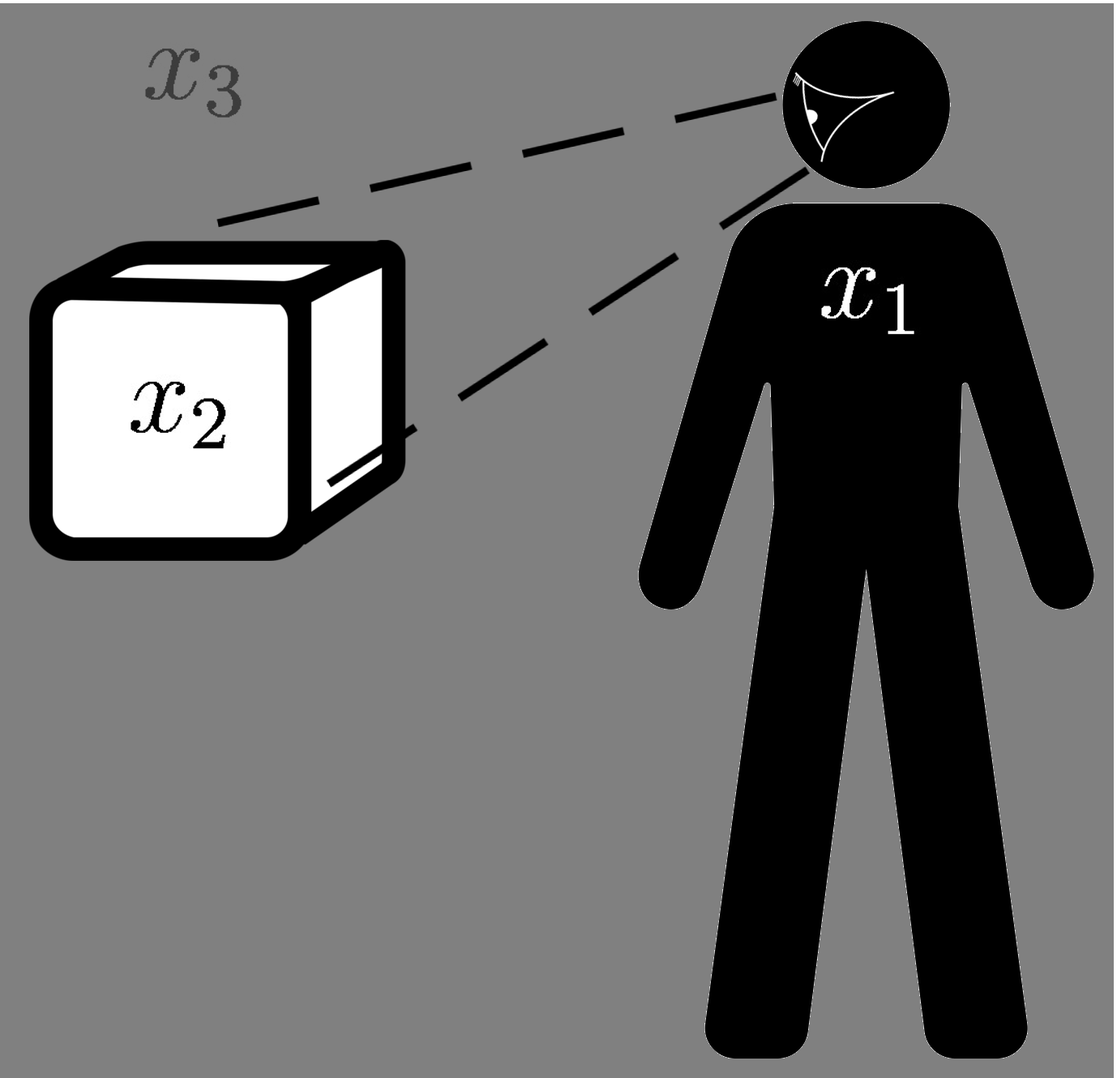
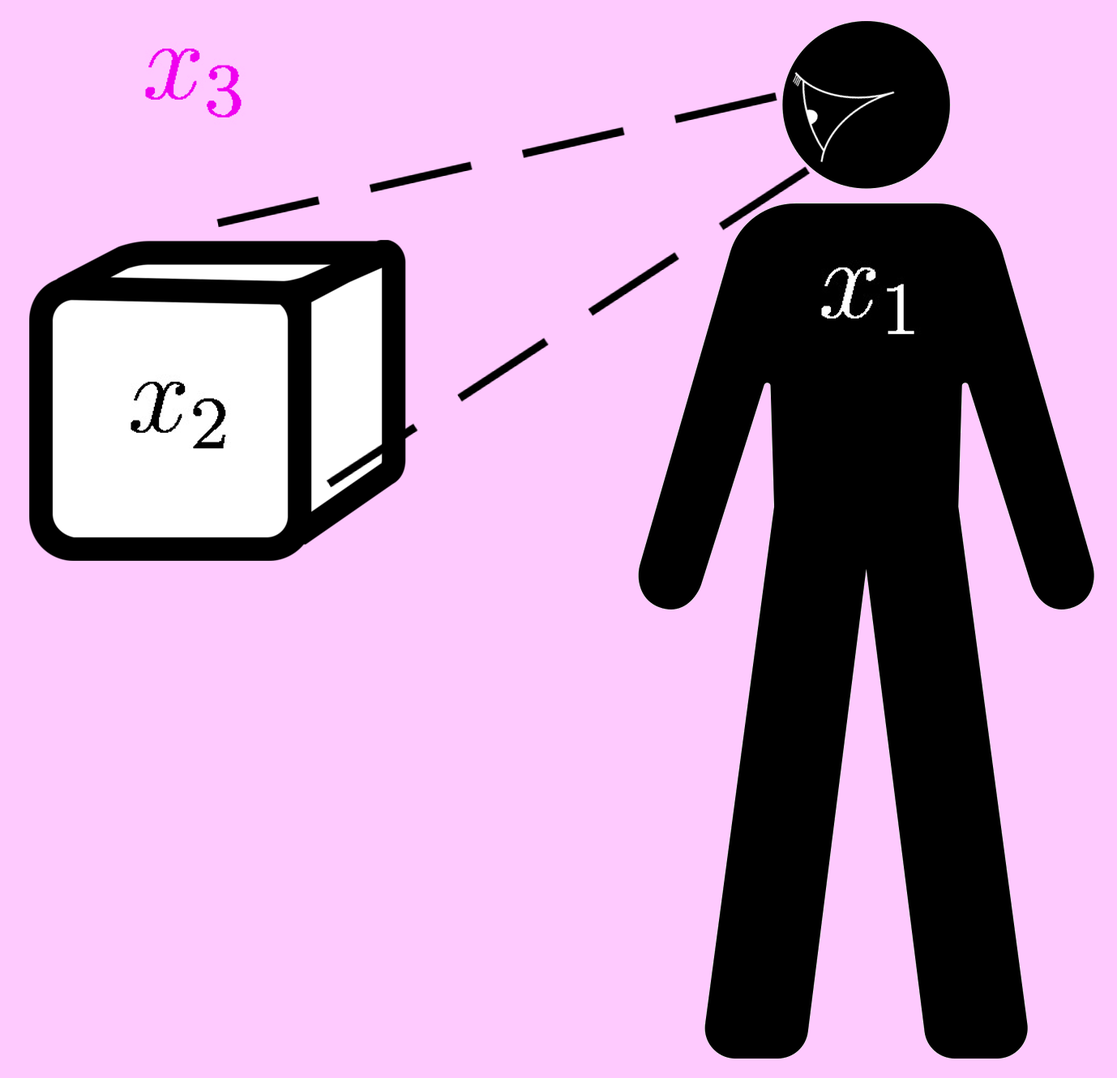
Two versions of the same layered image (1117 × 1078). Layer-by-layer changes:
painted on "Transformation #1" over left=144, top=41, right=246, bottom=125
painted on "person.png" over left=0, top=0, right=1117, bottom=1078
